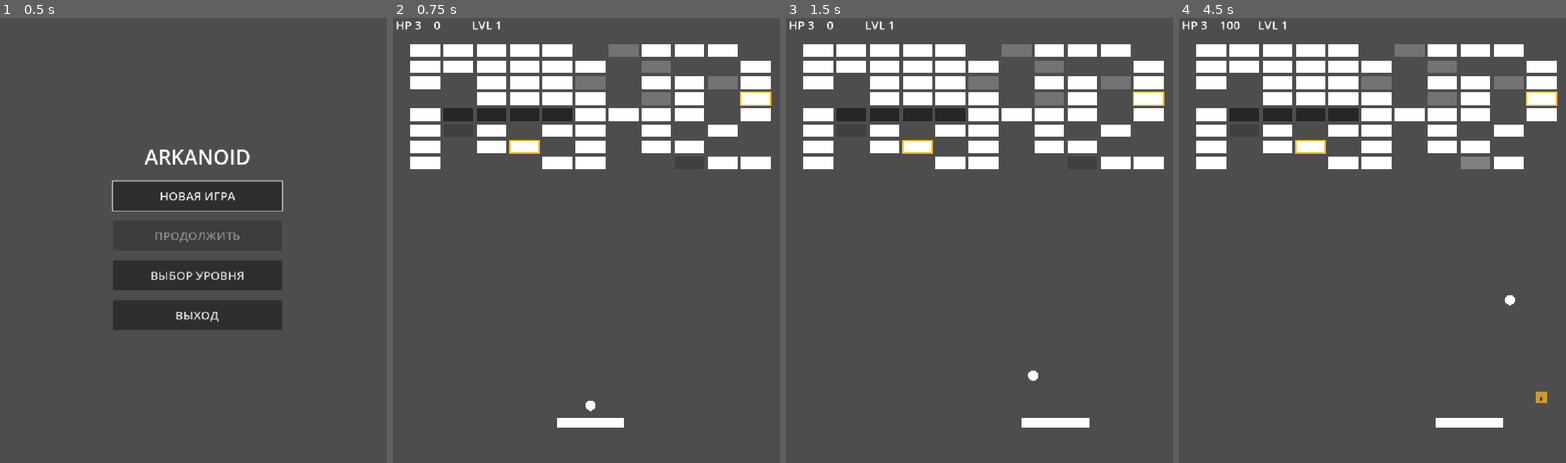
Above: before the commit, frames 1-4 (left to right).
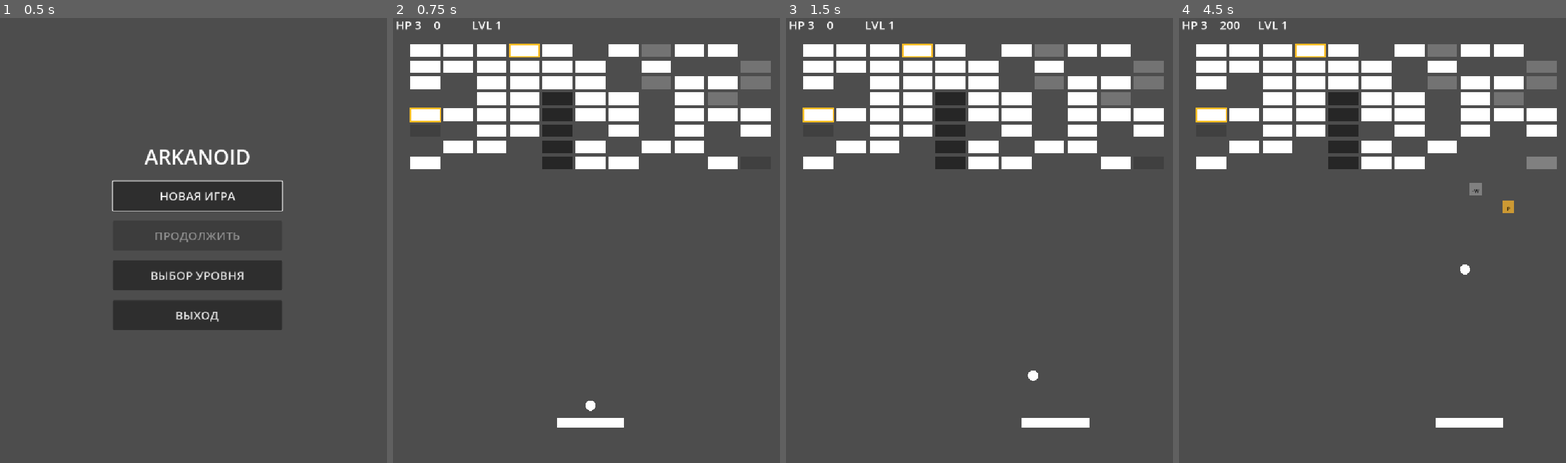
Above: after the commit, the same moments.

Repository: Ardarik421/arkanoid
Game: Godot game, scene res://scenes/main_menu.tscn
Two runs of this game, one before a commit and one after it. Both use one fixed random seed, a clock stepped at 60 frames per second and the inputs below.
Inputs (mouse positions are in pixels of both pictures, inside the frame that each line leads up to):
- Up to frame 1 (0.5 s): no input
- Up to frame 2 (0.75 s): click "НОВАЯ ИГРА" at 0.5 s
- Up to frame 3 (1.5 s): tap Enter at 1.25 s; move the mouse to (1072, 213) at 1.27 s; hold D (move_right) from 1.28 s (still down); tap Space (launch_ball) at 1.35 s
- Up to frame 4 (4.5 s): move the mouse to (1295, 258) at 2.02 s; release D (move_right) at 2.03 s; hold A (move_left) 2.03-2.78 s; tap Space (launch_ball) every 0.75 s from 2.1 to 4.35 s; move the mouse to (1418, 138) at 2.77 s; hold D (move_right) 2.78-4.28 s; move the mouse to (1357, 329) at 3.52 s; move the mouse to (1500, 302) at 4.27 s; hold A (move_left) from 4.28 s (still down)

Frame 1 is identical in both runs. In frame 2, 7.6% of the frame differs, in the area x 4-98%, y 5-34%; in frame 3, 7.6%; in frame 4, 8.6%, in the area x 4-98%, y 0-87%.

Commit message:
Добавил 2 новых функции

Diff:
--- a/scenes/main.gd
+++ b/scenes/main.gd
@@ -668,13 +668,13 @@
 # НАСТРОЙКА УРОВНЯ
 # =========================
 
+
 func apply_level_settings():
 	active_patterns.clear()
 	pattern_offsets.clear()
 	pattern_variants.clear()
 	pattern_sizes.clear()
 
-	var difficulty = get_level_difficulty()
 	var new_style = get_random_level_style()
 
 	if has_previous_style:
@@ -687,44 +687,25 @@
 
 	current_fill_chance = get_level_fill_chance()
 
-	var available_patterns: Array[LevelPattern] = []
-
-	match difficulty:
-		LevelDifficulty.BEGINNER:
-			available_patterns = [
-				LevelPattern.VERTICAL_WALL,
-				LevelPattern.HORIZONTAL_WALL
-			]
-
-		LevelDifficulty.NORMAL:
-			available_patterns = [
-				LevelPattern.VERTICAL_WALL,
-				LevelPattern.HORIZONTAL_WALL,
-				LevelPattern.DOUBLE_VERTICAL,
-				LevelPattern.HORIZONTAL_PLATFORMS
-			]
-
-		LevelDifficulty.HARD:
-			available_patterns = [
-				LevelPattern.VERTICAL_WALL,
-				LevelPattern.HORIZONTAL_WALL,
-				LevelPattern.DOUBLE_VERTICAL,
-				LevelPattern.CROSS,
-				LevelPattern.DOUBLE_HORIZONTAL,
-				LevelPattern.HORIZONTAL_PLATFORMS,
-				LevelPattern.HORIZONTAL_GAP
-			]
-
-		LevelDifficulty.ADVANCED:
-			available_patterns = [
-				LevelPattern.VERTICAL_WALL,
-				LevelPattern.HORIZONTAL_WALL,
-				LevelPattern.DOUBLE_VERTICAL,
-				LevelPattern.CROSS,
-				LevelPattern.DOUBLE_HORIZONTAL,
-				LevelPattern.HORIZONTAL_PLATFORMS,
-				LevelPattern.HORIZONTAL_GAP
-			]
+	var available_patterns: Array[LevelPattern] = [
+		LevelPattern.VERTICAL_WALL
+	]
+
+	if current_level >= 4:
+		available_patterns.append(LevelPattern.DOUBLE_VERTICAL)
+
+	if current_level >= 8:
+		available_patterns.append(LevelPattern.HORIZONTAL_WALL)
+
+	if current_level >= 13:
+		available_patterns.append(LevelPattern.HORIZONTAL_PLATFORMS)
+
+	if current_level >= 20:
+		available_patterns.append(LevelPattern.DOUBLE_HORIZONTAL)
+		available_patterns.append(LevelPattern.CROSS)
+
+	if current_level >= 30:
+		available_patterns.append(LevelPattern.HORIZONTAL_GAP)
 
 	print(
 		"Level: ", current_level,
@@ -738,7 +719,7 @@
 
 		pattern_offsets[test_pattern] = Vector2i(
 			randi_range(-1, 1),
-			randi_range(-1, 1)
+			get_pattern_vertical_offset(test_pattern)
 		)
 
 		pattern_variants[test_pattern] = randi_range(0, 1)
@@ -764,7 +745,7 @@
 
 			pattern_offsets[selected_pattern] = Vector2i(
 				randi_range(-1, 1),
-				randi_range(-1, 1)
+				get_pattern_vertical_offset(selected_pattern)
 			)
 
 			pattern_variants[selected_pattern] = randi_range(0, 1)
@@ -804,6 +785,19 @@
 
 	print("Patterns: ", ", ".join(pattern_names))
 
+func get_pattern_vertical_offset(pattern: LevelPattern) -> int:
+	if (
+		pattern == LevelPattern.HORIZONTAL_WALL
+		or pattern == LevelPattern.DOUBLE_HORIZONTAL
+		or pattern == LevelPattern.HORIZONTAL_PLATFORMS
+		or pattern == LevelPattern.HORIZONTAL_GAP
+		or pattern == LevelPattern.CROSS
+	):
+		if current_level < 40:
+			return randi_range(0, 1)
+
+	return randi_range(-1, 1)
+
 func get_level_difficulty() -> LevelDifficulty:
 	if current_level <= 3:
 		return LevelDifficulty.BEGINNER
